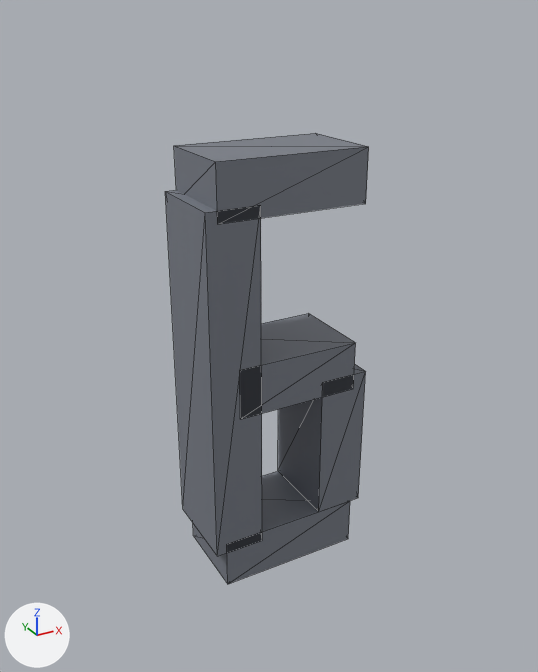
The glTF model app/src/main/assets/models/digit_6.glb as it was, and as the next commit left it.
One viewpoint serves both versions: a 50 mm lens placed at (-2.64, -4.91, 2.84), pointed at (0.1, 0.06, 0.35). Every picture has the same lights, and +X, +Y and +Z are marked at lower left. The older version comes first. Mesh edges are drawn as thin lines. Where no turn or scale is listed for an object, it has been applied to the vertices.

Names of what the first picture shows: 'geometry_0'.
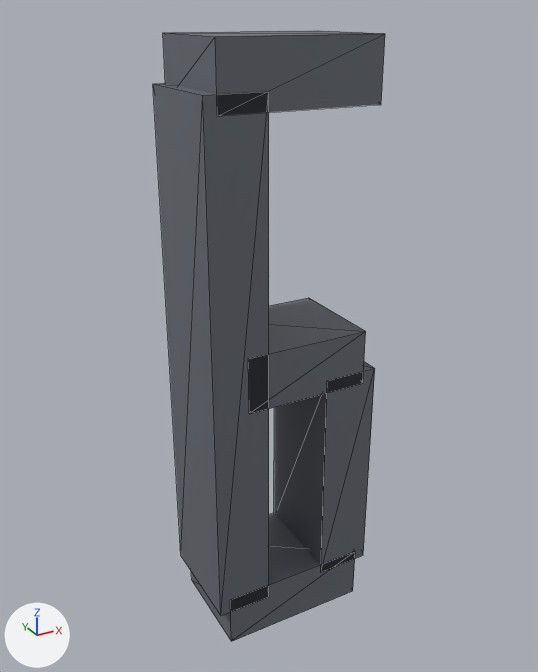
Boxes (x1, y1, x2, y2) around the edits, measured in the pictures (538 x 672 px; the box of a moved part takes in the faces that stretch with it):
'geometry_0', reshaped (14% wider, 36% taller): before (165, 133, 369, 584); after (153, 30, 385, 642)
part 1 of me_geometry_0, moved or reshaped: before (174, 133, 369, 224); after (163, 30, 385, 116)
part 2 of me_geometry_0, moved or reshaped: before (165, 190, 262, 557); after (153, 83, 269, 616)
part 3 of me_geometry_0, moved or reshaped: before (193, 471, 350, 584); after (191, 513, 355, 642)
part 4 of me_geometry_0, moved or reshaped: before (278, 364, 366, 512); after (274, 362, 375, 571)
part 5 of me_geometry_0, moved or reshaped: before (240, 313, 356, 419); after (248, 298, 366, 414)

The change in detail:
me_geometry_0 is used by ob_geometry_0; location (0.0, 0.0, 0.0).
me_geometry_0 had 40 vertices, 60 faces and spanned x -0.63..0.79, y -0.37..0.37, z -1.66..1.91.
me_geometry_0 now has 40 vertices, 60 faces and spans x -0.65..0.83, y -0.44..0.44, z -2.24..2.68.
me_geometry_0 part 1: the loose piece of 8 vertices spanning x -0.54..0.7, y -0.37..0.37, z 1.48..1.91 is scaled about its middle by (1.04, 1.19, 1.11), then moved by (0.01, 0.0, 0.75).
me_geometry_0 part 2: the loose piece of 8 vertices spanning x -0.63..-0.2, y -0.37..0.37, z -1.33..1.58 is scaled about its middle by (1.11, 1.19, 1.46), then moved by (0.0, 0.0, 0.1).
me_geometry_0 part 3: the loose piece of 8 vertices spanning x -0.54..0.7, y -0.37..0.37, z -1.66..-1.24 is scaled about its middle by (1.04, 1.19, 1.11), then moved by (0.01, 0.0, -0.56).
me_geometry_0 part 4: the loose piece of 8 vertices spanning x 0.36..0.79, y -0.37..0.37, z -1.24..0.05 is scaled about its middle by (1.11, 1.19, 1.52), then moved by (0.02, 0.0, -0.29).
me_geometry_0 part 5: the loose piece of 8 vertices spanning x -0.39..0.67, y -0.37..0.37, z -0.09..0.34 is scaled about its middle by (1, 1.19, 1.11), then moved by (0.04, 0.0, 0.1).
